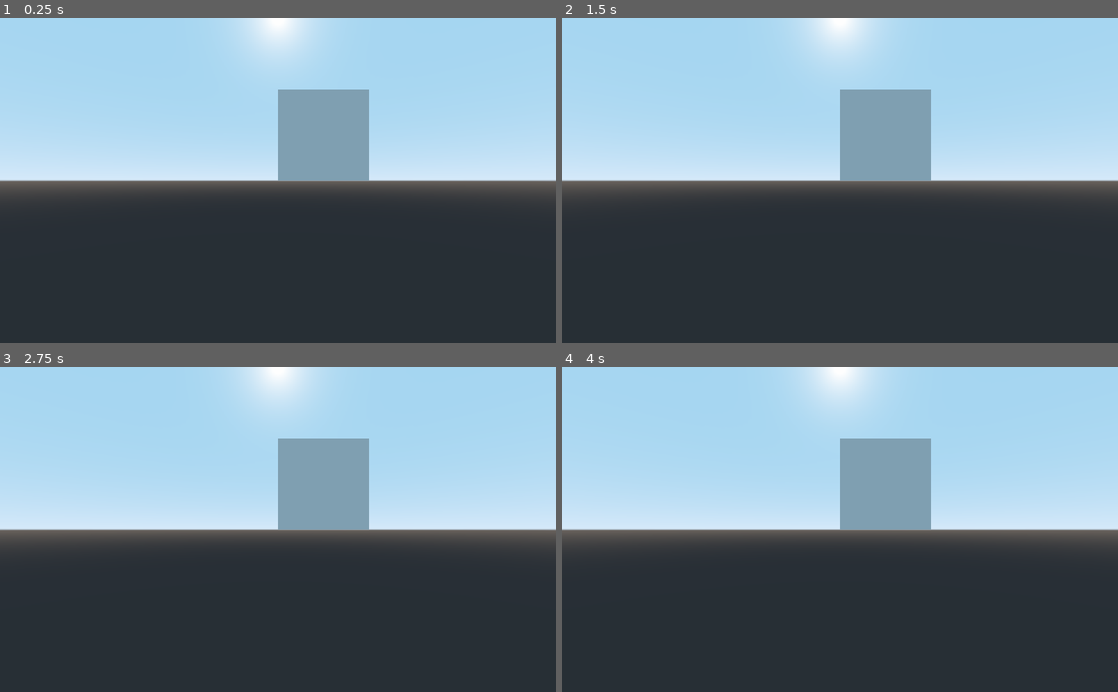
Above: before the commit, frames 1-4 (two rows, left to right).
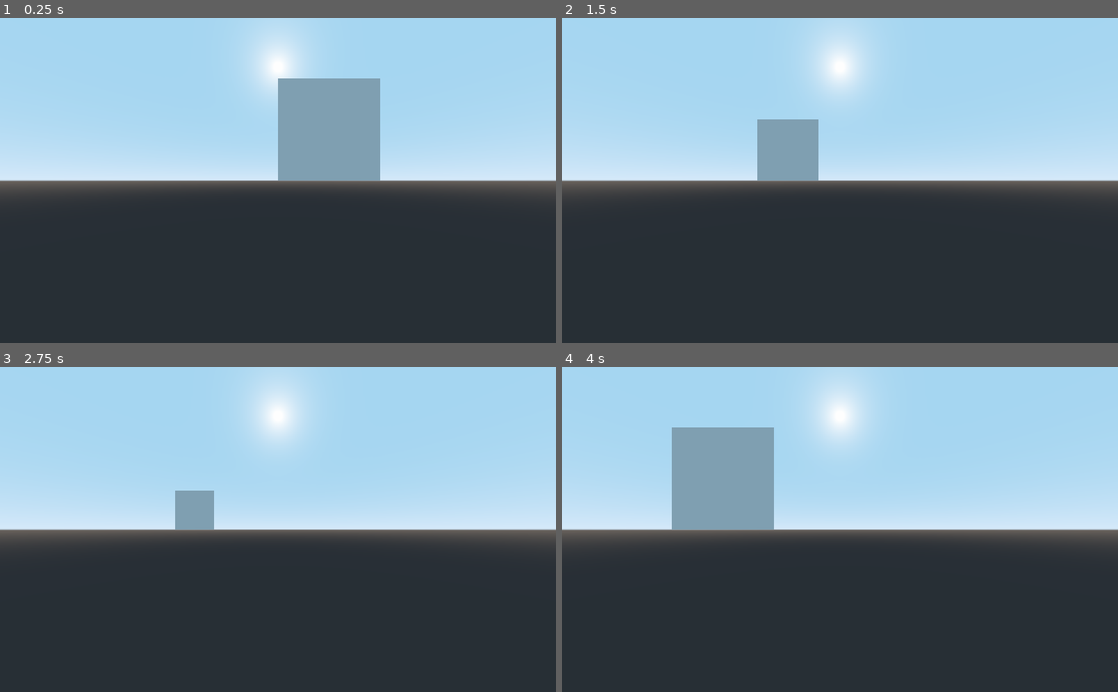
Above: after the commit, the same moments.

Repository: Aidan3S/DC-Web-Comp-Geo
Game: Godot game, scene res://Spatial.tscn
The game is run twice, just before and just after one commit, with the same random seed, the same clock (stepped at 60 frames per second) and the same inputs.
Inputs (mouse positions are in pixels of both pictures, inside the frame that each line leads up to):
- Up to frame 1 (0.25 s): no input
- Up to frame 2 (1.5 s): tap Enter at 0.5 s; move the mouse to (962, 164) at 0.52 s; hold D (move_right, bound only after the commit) 0.53-1.28 s; hold Ctrl (crouch, bound only after the commit) 0.53-1.28 s; click (962, 164) at 0.67 s; tap Shift (sprint, bound only after the commit) at 0.8, 1.35 s; move the mouse to (728, 196) at 1.27 s; hold S (move_backward, bound only after the commit) from 1.28 s (still down); click (728, 196) at 1.42 s
- Up to frame 3 (2.75 s): tap Ctrl (crouch, bound only after the commit) at 1.55 s; move the mouse to (333, 458) at 2.02 s; release S (move_backward, bound only after the commit) at 2.03 s; hold D (move_right, bound only after the commit) from 2.03 s (still down); hold Ctrl (crouch, bound only after the commit) from 2.03 s (still down); click (333, 458) at 2.17 s; tap Shift (sprint, bound only after the commit) at 2.3 s
- Up to frame 4 (4 s): move the mouse to (812, 594) at 2.77 s; release D (move_right, bound only after the commit) at 2.78 s; release Ctrl (crouch, bound only after the commit) at 2.78 s; hold W (move_forward, bound only after the commit) 2.78-3.53 s; tap Shift (sprint, bound only after the commit) at 2.85, 3.8 s; click (812, 594) at 2.92 s; tap Ctrl (crouch, bound only after the commit) at 3.05 s; move the mouse to (1006, 578) at 3.52 s; hold A (move_left, bound only after the commit) from 3.53 s (still down); hold Ctrl (crouch, bound only after the commit) from 3.53 s (still down); click (1006, 578) at 3.67 s

The runs differ from the first frame. In frame 1, 2.3% of the frame differs, in the area x 44-69%, y 0-50%; in frame 2, 7.9%; in frame 3, 6.7%; in frame 4, 12%, in the area x 19-67%, y 0-50%.

Commit message:
Added basic freecam

Diff:
--- a/Spatial.tscn
+++ b/Spatial.tscn
@@ -1,13 +1,14 @@
-[gd_scene load_steps=3 format=2]
+[gd_scene load_steps=4 format=2]
 
 [ext_resource path="res://test.gd" type="Script" id=1]
 [ext_resource path="res://src/World/Chunk.gd" type="Script" id=2]
+[ext_resource path="res://src/FreeCamera.tscn" type="PackedScene" id=3]
 
 [node name="Spatial" type="Spatial"]
 script = ExtResource( 1 )
 
+[node name="FreeCamera" parent="." instance=ExtResource( 3 )]
+transform = Transform( 1, 0, 0, 0, 1, 0, 0, 0, 1, 0, 0, 1.59452 )
+
 [node name="MeshInstance" type="MeshInstance" parent="."]
 script = ExtResource( 2 )
-
-[node name="Camera" type="Camera" parent="."]
-transform = Transform( 1, 0, 0, 0, 1, 0, 0, 0, 1, 0, 0, 2.54363 )
--- a/project.godot
+++ b/project.godot
@@ -30,6 +30,49 @@
 run/main_scene="res://Spatial.tscn"
 config/icon="res://icon.png"
 
+[input]
+
+move_forward={
+"deadzone": 0.5,
+"events": [ Object(InputEventKey,"resource_local_to_scene":false,"resource_name":"","device":0,"alt":false,"shift":false,"control":false,"meta":false,"command":false,"pressed":false,"scancode":87,"unicode":0,"echo":false,"script":null)
+ ]
+}
+move_backward={
+"deadzone": 0.5,
+"events": [ Object(InputEventKey,"resource_local_to_scene":false,"resource_name":"","device":0,"alt":false,"shift":false,"control":false,"meta":false,"command":false,"pressed":false,"scancode":83,"unicode":0,"echo":false,"script":null)
+ ]
+}
+move_left={
+"deadzone": 0.5,
+"events": [ Object(InputEventKey,"resource_local_to_scene":false,"resource_name":"","device":0,"alt":false,"shift":false,"control":false,"meta":false,"command":false,"pressed":false,"scancode":65,"unicode":0,"echo":false,"script":null)
+ ]
+}
+move_right={
+"deadzone": 0.5,
+"events": [ Object(InputEventKey,"resource_local_to_scene":false,"resource_name":"","device":0,"alt":false,"shift":false,"control":false,"meta":false,"command":false,"pressed":false,"scancode":68,"unicode":0,"echo":false,"script":null)
+ ]
+}
+move_up={
+"deadzone": 0.5,
+"events": [ Object(InputEventKey,"resource_local_to_scene":false,"resource_name":"","device":0,"alt":false,"shift":false,"control":false,"meta":false,"command":false,"pressed":false,"scancode":69,"unicode":0,"echo":false,"script":null)
+ ]
+}
+move_down={
+"deadzone": 0.5,
+"events": [ Object(InputEventKey,"resource_local_to_scene":false,"resource_name":"","device":0,"alt":false,"shift":false,"control":false,"meta":false,"command":false,"pressed":false,"scancode":81,"unicode":0,"echo":false,"script":null)
+ ]
+}
+sprint={
+"deadzone": 0.5,
+"events": [ Object(InputEventKey,"resource_local_to_scene":false,"resource_name":"","device":0,"alt":false,"shift":false,"control":false,"meta":false,"command":false,"pressed":false,"scancode":16777237,"unicode":0,"echo":false,"script":null)
+ ]
+}
+crouch={
+"deadzone": 0.5,
+"events": [ Object(InputEventKey,"resource_local_to_scene":false,"resource_name":"","device":0,"alt":false,"shift":false,"control":false,"meta":false,"command":false,"pressed":false,"scancode":16777238,"unicode":0,"echo":false,"script":null)
+ ]
+}
+
 [physics]
 
 common/enable_pause_aware_picking=true
--- /dev/null
+++ b/src/FreeCamera.gd
@@ -0,0 +1,63 @@
+extends KinematicBody
+
+onready var camera = $CameraRotator/Camera
+onready var camera_rotator = $CameraRotator
+
+const MOUSE_SENS = 0.11
+const BASE_SPEED = 3
+const SLOW_SPEED = 1
+const FAST_SPEED = 10
+
+
+var last_mouse_pos = Vector2()
+var speed = 3
+
+
+func _physics_process(delta):
+	var camera_pos = camera.get_global_transform()
+
+	if Input.is_action_pressed("sprint"):
+		speed = FAST_SPEED
+	elif Input.is_action_pressed("crouch"):
+		speed = SLOW_SPEED
+	else:
+		speed = BASE_SPEED
+
+	var input_vector = Vector3()
+
+	if Input.is_action_pressed("move_forward"):
+		input_vector.z -= 1.0
+	if Input.is_action_pressed("move_backward"):
+		input_vector.z += 1.0
+	if Input.is_action_pressed("move_left"):
+		input_vector.x -= 1.0
+	if Input.is_action_pressed("move_right"):
+		input_vector.x += 1.0
+	if Input.is_action_pressed("move_up"):
+		input_vector.y += 1.0
+	if Input.is_action_pressed("move_down"):
+		input_vector.y -= 1.0
+
+	var dir = camera_pos.basis * input_vector
+
+	dir.normalized()
+	dir *= speed
+
+	move_and_slide(dir, Vector3(0, 1, 0), 0.05, 4, deg2rad(40))
+
+func _input(event):
+	if event is InputEventMouseMotion and Input.get_mouse_mode() == Input.MOUSE_MODE_CAPTURED:
+		camera_rotator.rotate_x(deg2rad(event.relative.y * MOUSE_SENS * -1))
+		self.rotate_y(deg2rad(event.relative.x * MOUSE_SENS * -1))
+
+		var camera_rot = camera_rotator.rotation_degrees
+		camera_rot.x = clamp(camera_rot.x, -90, 90)
+		camera_rotator.rotation_degrees = camera_rot
+
+	if event is InputEventMouseButton:
+		if event.pressed:
+			last_mouse_pos = get_viewport().get_mouse_position()
+			Input.set_mouse_mode(Input.MOUSE_MODE_CAPTURED)
+		else:
+			Input.set_mouse_mode(Input.MOUSE_MODE_VISIBLE)
+			get_viewport().warp_mouse(last_mouse_pos)
--- /dev/null
+++ b/src/FreeCamera.tscn
@@ -0,0 +1,19 @@
+[gd_scene load_steps=3 format=2]
+
+[ext_resource path="res://src/FreeCamera.gd" type="Script" id=1]
+
+[sub_resource type="SphereShape" id=1]
+radius = 0.2
+
+[node name="FreeCamera" type="KinematicBody"]
+script = ExtResource( 1 )
+
+[node name="CollisionShape" type="CollisionShape" parent="."]
+shape = SubResource( 1 )
+
+[node name="CameraRotator" type="Spatial" parent="."]
+
+[node name="Camera" type="Camera" parent="CameraRotator"]
+current = true
+fov = 90.0
+near = 0.1
--- a/src/World/Chunk.gd
+++ b/src/World/Chunk.gd
@@ -10,4 +10,5 @@
 	mesh_tool.add_vertex(Vector3(1, 1, 0), Vector3(0,0,0), self)
 	mesh_tool.add_quad(0,2,1,3)
 	mesh = mesh_tool.to_mesh()
+	create_trimesh_collision()
 	print("loaded")
--- a/test.tres
+++ /dev/null
@@ -1,3 +0,0 @@
-[gd_resource type="ArrayMesh" format=2]
-
-[resource]
